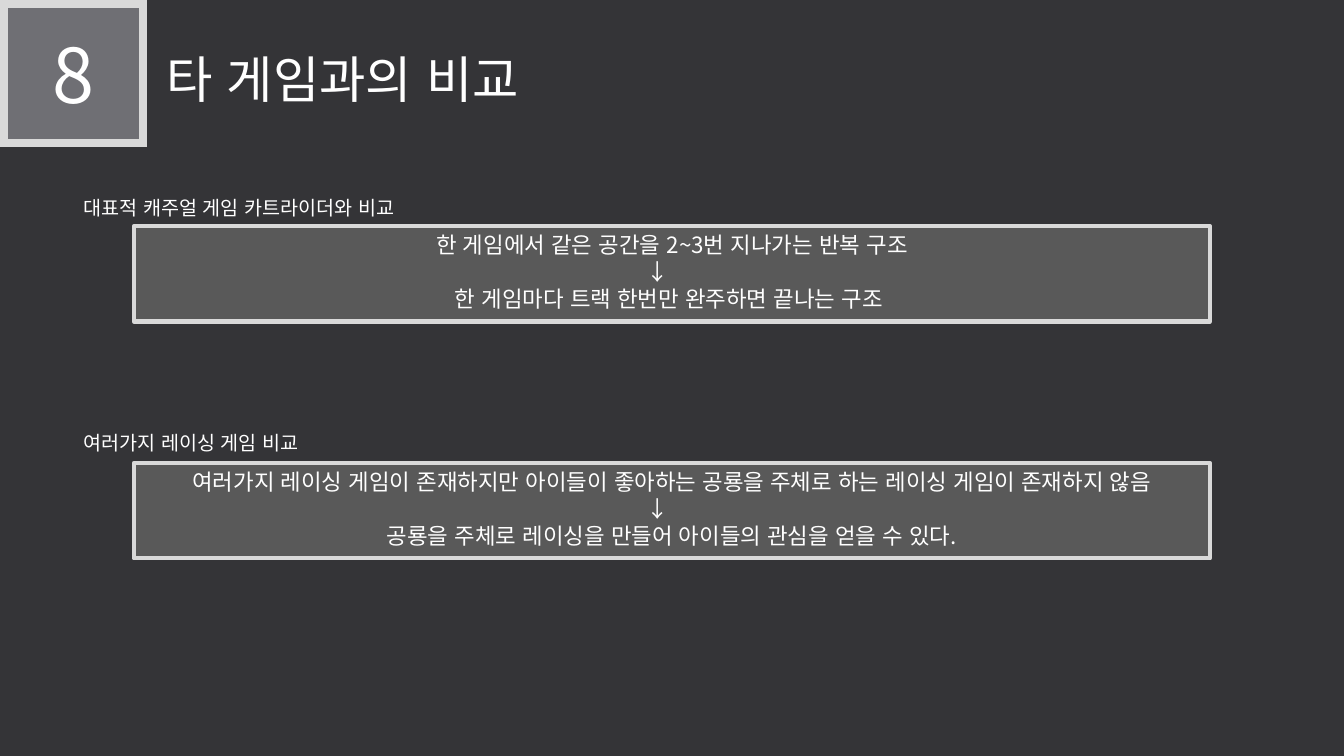
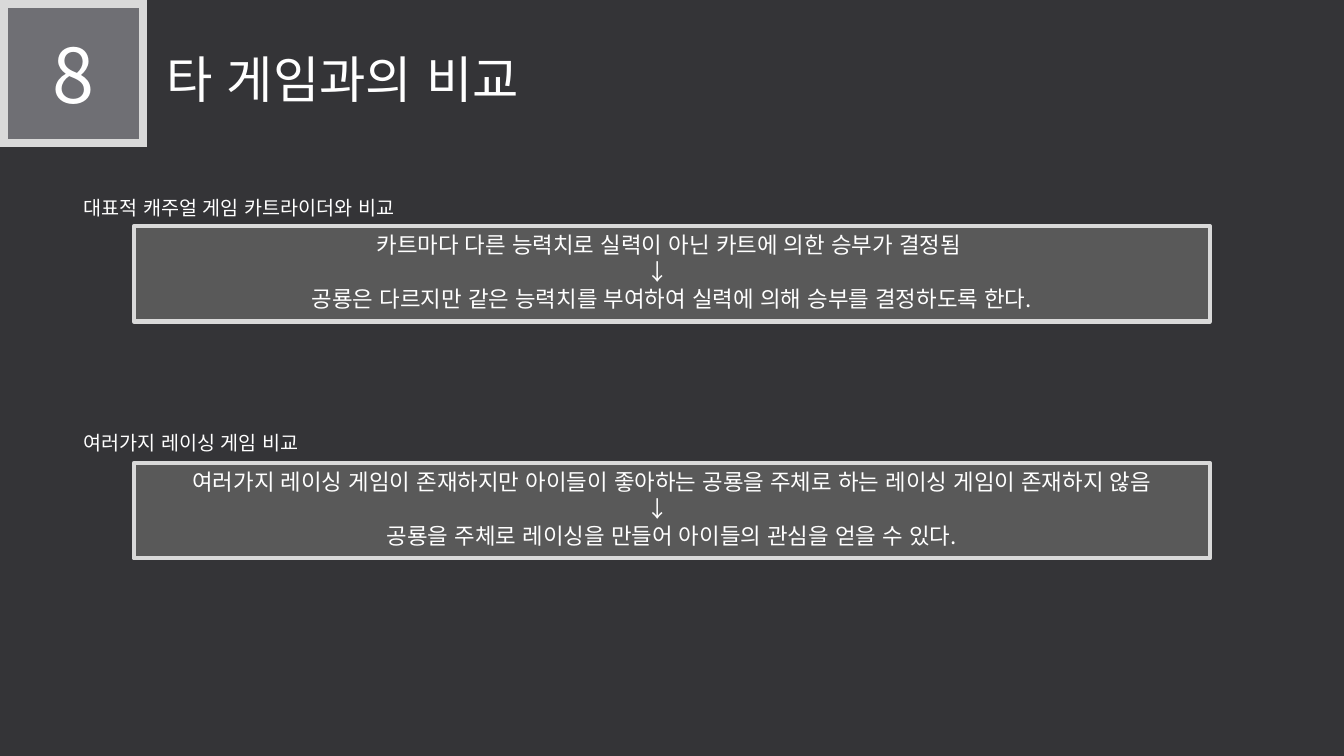
Before and after one commit to LEGO0937/Our_Project, a slide deck: slide 14 of 기획단계/졸작 제안서_α.pptx. Drawn at 1344x756 pixels with LibreOffice and Linux fonts; fonts in the diff are those of the drawing. Boxes give left, top, right and bottom in pixels: in the first picture for what was removed or moved away, otherwise in the second. Text is boxed around its words. In the diff, an @@ line names an element or a change of style, - is before the commit and + after.

Commit message:
급수정

```diff
--- a/기획단계/졸작 제안서_α.pptx
+++ b/기획단계/졸작 제안서_α.pptx
@@ text in rectangle at box(377, 234, 961, 255): text changed @@
-한 게임에서 같은 공간을 2~3번 지나가는 반복 구조
+카트마다 다른 능력치로 실력이 아닌 카트에 의한 승부가 결정됨
@@ text in rectangle at box(312, 288, 1032, 309): text changed @@
-한 게임마다 트랙 한번만 완주하면 끝나는 구조
+공룡은 다르지만 같은 능력치를 부여하여 실력에 의해 승부를 결정하도록 한다.
```
